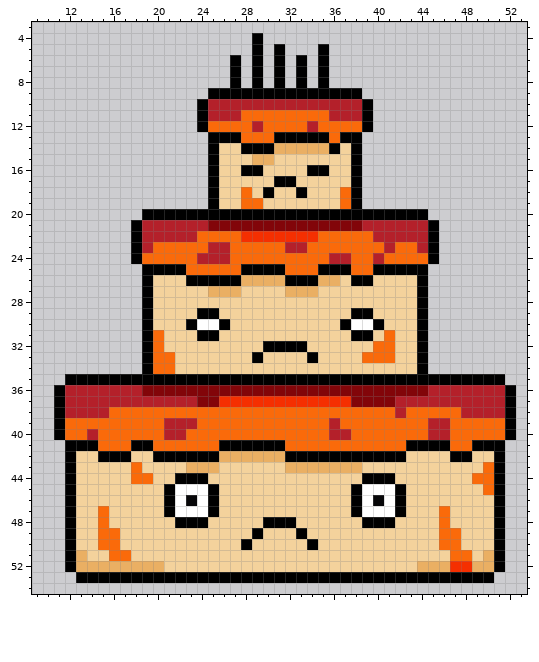
Pixel-art file: Assets/Sprites/Enemies/Cake.ase. Above: the version before the commit.
64x64 pixels, 1 frame. Shown: x 9..53, y 3..54.
Once edited:
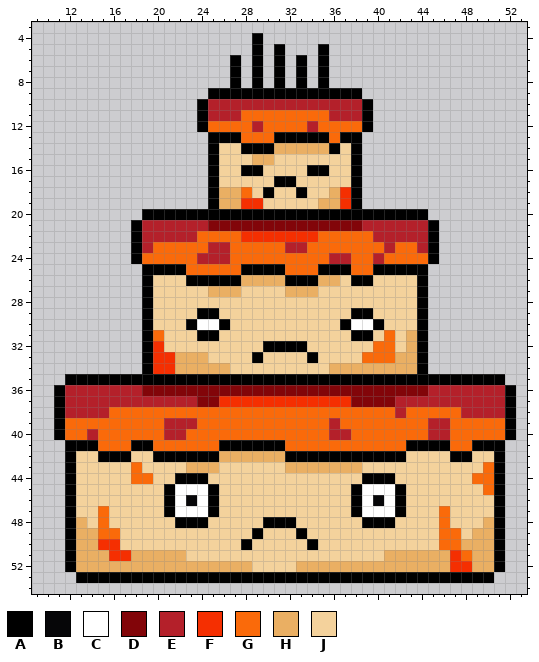
Palette (. is transparent): A #000000  B #060608  C #ffffff  D #820509  E #b4202a  F #f52f01  G #fa6a0a  H #eaaf63  J #f4d29c
The exact change:
Layer "Shading1":
y 18: x 26..27 JJ -> HH; x 36..37 JG -> HF
y 19: x 26..29 JJGG -> HHFF; x 35..37 JJG -> HHF
y 31: x 43 J -> H
y 32: x 20 G -> F; x 43 J -> H
y 33: x 20..24 GGJJJ -> FFHHH; x 42..43 JJ -> HH
y 34: x 20..26 GGJJJJJ -> FFHHHHH; x 36..43 JJJJJJJJ -> HHHHHHHH
y 48: x 13 J -> H; x 50 J -> H
y 49: x 13..14 JJ -> HH; x 49..50 JJ -> HH
y 50: x 13..16 JJGG -> HHFF; x 48..50 JJJ -> HHH
y 51: x 14..22 JJGGJJJJJ -> HHFFHHHHH; x 41..47 JJJJJJG -> HHHHHHF; x 49 J -> H
y 52: x 21..28 JJJJJJJJ -> HHHHHHHH; x 33..43 JJJJJJJJJJJ -> HHHHHHHHHHH
